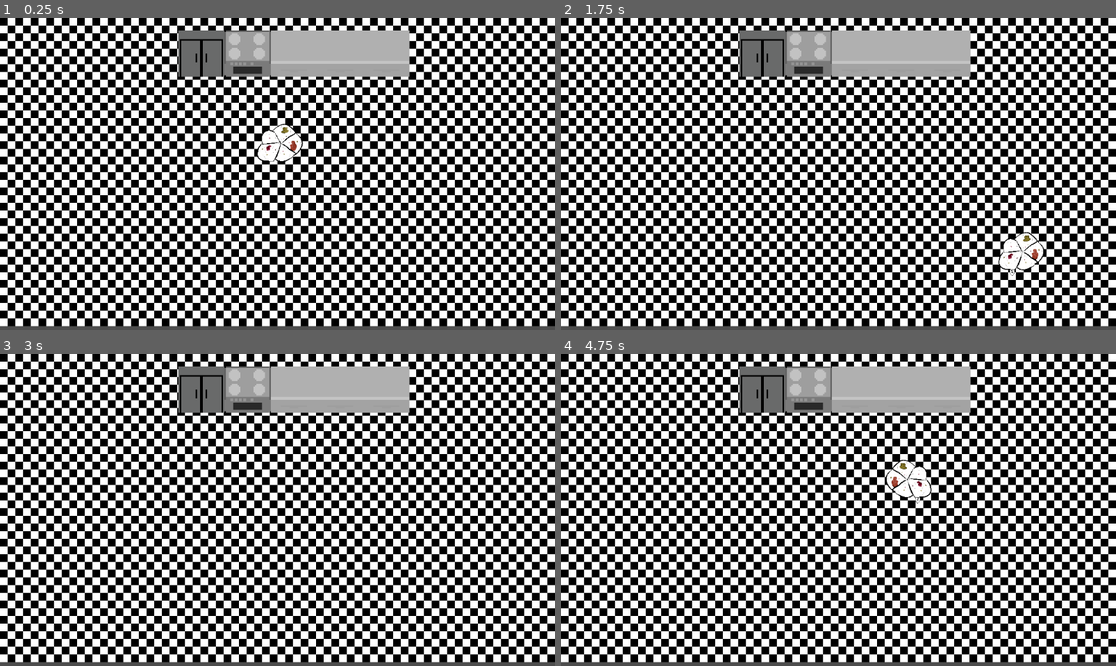
Above: before the commit, frames 1-4 (two rows, left to right).
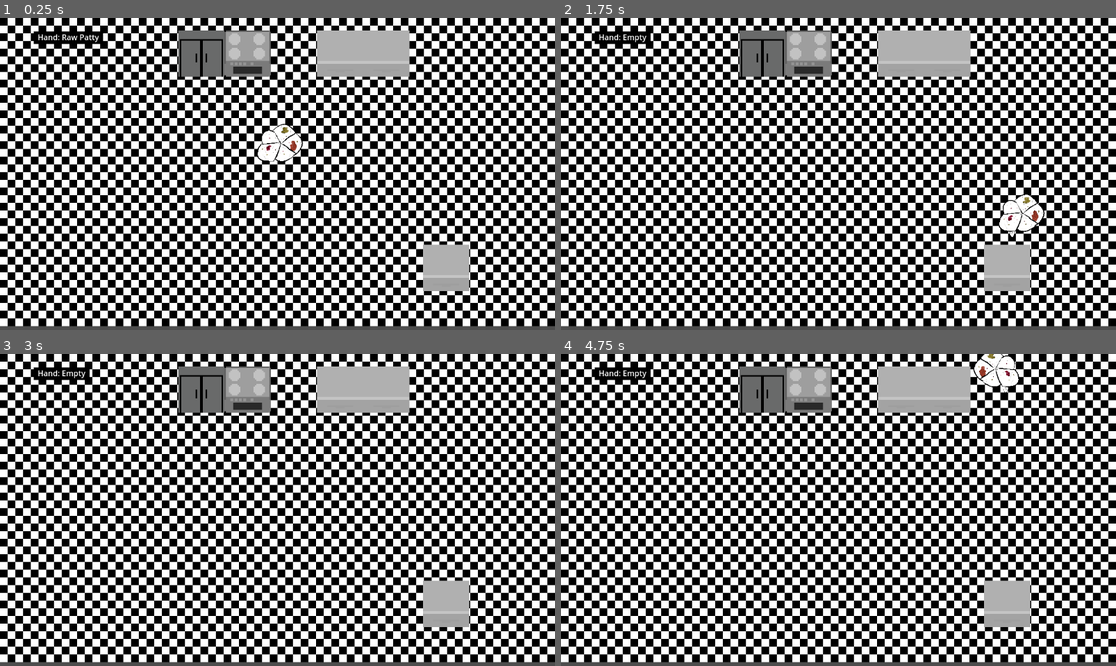
Above: after the commit, the same moments.

Repository: sunturtle1/The-Last-Bun
Game: Godot game, scene res://main.tscn
Same seed, same stepped clock (60 frames per second), same inputs: the game is played once before the commit and once after it.
Inputs:
- Up to frame 1 (0.25 s): no input
- Up to frame 2 (1.75 s): tap Enter at 0.5 s; hold D (right) 0.53-1.28 s; tap E (interact) at 0.6, 1.55 s; tap F (take_patty) at 0.8, 1.35 s; hold S (down) from 1.28 s (still down)
- Up to frame 3 (3 s): release S (down) at 2.03 s; hold D (right) 2.03-2.78 s; tap E (interact) at 2.1 s; tap F (take_patty) at 2.3, 2.85 s; tap Space at 2.75 s; hold W (up) from 2.78 s (still down)
- Up to frame 4 (4.75 s): tap E (interact) at 3.05, 3.6, 4.55 s; tap Enter at 3.5 s; release W (up) at 3.53 s; hold A (left) from 3.53 s (still down); tap F (take_patty) at 3.8, 4.35 s

The runs differ from the first frame. In frame 1, 2.8% of the frame differs, in the area x 6-85%, y 4-88%; in frame 2, 3.4%; in frame 3, 2.7%; in frame 4, 3.7%, in the area x 6-85%, y 0-88%.

Commit message:
fixed counter script, you can now put things on it.

Diff:
--- a/counter.gd
+++ b/counter.gd
@@ -1,6 +1,7 @@
-extends Node
+extends StaticBody2D
 @onready var item_sprite = $Sprite2D
-@onready var interaction_area = $Area2D/CollisionShape2D
+@onready var interaction_area = $Area2D
+@onready var player = $".."/player
 @export var current_item = ""
 var is_player_in_range = false
 var item_textures = {
@@ -28,5 +29,6 @@
 		is_player_in_range = false
 
 func place_item(item_name):
-	if current_item == "":
+	if current_item == "" and is_player_in_range:
 		current_item = item_name
+		player.CurrentPlayerItem = ""
--- /dev/null
+++ b/counter.tscn
@@ -0,0 +1,33 @@
+[gd_scene load_steps=5 format=3 uid="uid://3omgvghxwgss"]
+
+[ext_resource type="Script" uid="uid://bbmbf2xnlgetm" path="res://counter.gd" id="1_xsn3b"]
+[ext_resource type="Texture2D" uid="uid://dxgmf2fe65aau" path="res://images/counter.png" id="2_br5gr"]
+
+[sub_resource type="RectangleShape2D" id="RectangleShape2D_272bh"]
+size = Vector2(32, 32)
+
+[sub_resource type="RectangleShape2D" id="RectangleShape2D_kek77"]
+size = Vector2(44.166687, 23.666668)
+
+[node name="Counter" type="StaticBody2D"]
+position = Vector2(794, 126)
+scale = Vector2(3, 3)
+script = ExtResource("1_xsn3b")
+
+[node name="Sprite2D" type="Sprite2D" parent="."]
+position = Vector2(44, 131.00002)
+texture = ExtResource("2_br5gr")
+
+[node name="CollisionShape2D" type="CollisionShape2D" parent="."]
+position = Vector2(45, 132.66667)
+shape = SubResource("RectangleShape2D_272bh")
+
+[node name="Area2D" type="Area2D" parent="."]
+position = Vector2(74.66667, 2.6666667)
+
+[node name="CollisionShape2D" type="CollisionShape2D" parent="Area2D"]
+position = Vector2(-31.583344, 104.50001)
+shape = SubResource("RectangleShape2D_kek77")
+
+[connection signal="body_entered" from="Area2D" to="." method="_on_area_2d_body_entered"]
+[connection signal="body_exited" from="Area2D" to="." method="_on_area_2d_body_exited"]
--- a/main.tscn
+++ b/main.tscn
@@ -1,11 +1,11 @@
-[gd_scene load_steps=13 format=4 uid="uid://blonexlb3jhe6"]
+[gd_scene load_steps=12 format=4 uid="uid://blonexlb3jhe6"]
 
 [ext_resource type="PackedScene" uid="uid://cvm5028ryhlx8" path="res://player.tscn" id="1_h2yge"]
 [ext_resource type="PackedScene" uid="uid://daks8wduxvr6i" path="res://oven.tscn" id="2_1bvp3"]
 [ext_resource type="PackedScene" uid="uid://dxs4nssfgn7fk" path="res://patty.tscn" id="4_1bvp3"]
 [ext_resource type="Texture2D" uid="uid://dmgeiyqtf2hfn" path="res://images/husi.png" id="4_lquwl"]
 [ext_resource type="Texture2D" uid="uid://ci3dg3g70lje7" path="res://images/Sprite-0003.png" id="5_lquwl"]
-[ext_resource type="Script" uid="uid://bbmbf2xnlgetm" path="res://counter.gd" id="6_5vw27"]
+[ext_resource type="PackedScene" uid="uid://3omgvghxwgss" path="res://counter.tscn" id="6_5vw27"]
 [ext_resource type="Texture2D" uid="uid://dxgmf2fe65aau" path="res://images/counter.png" id="6_7mycd"]
 [ext_resource type="Texture2D" uid="uid://dvxhmpraoiso1" path="res://images/hutofixed.png" id="7_272bh"]
 
@@ -82,9 +82,6 @@
 [sub_resource type="RectangleShape2D" id="RectangleShape2D_272bh"]
 size = Vector2(32, 32)
 
-[sub_resource type="RectangleShape2D" id="RectangleShape2D_kek77"]
-size = Vector2(30, 15.333336)
-
 [node name="main" type="Node2D"]
 
 [node name="player" parent="." instance=ExtResource("1_h2yge")]
@@ -126,22 +123,7 @@
 tile_map_data = PackedByteArray("AAAAAAAAAAAAAAAAAAAAAAEAAAAAAAEAAAAAAAIAAAAAAAIAAAAAAAMAAAAAAAMAAAAAAAQAAAAAAAQAAAAAAA …(50864 unchanged characters)…
 tile_set = SubResource("TileSet_272bh")
 
-[node name="Counter" type="StaticBody2D" parent="."]
-position = Vector2(610, 74)
-scale = Vector2(3, 3)
-script = ExtResource("6_5vw27")
-
-[node name="Sprite2D" type="Sprite2D" parent="Counter"]
-texture = ExtResource("6_7mycd")
-
-[node name="CollisionShape2D" type="CollisionShape2D" parent="Counter"]
-shape = SubResource("RectangleShape2D_272bh")
-
-[node name="Area2D" type="Area2D" parent="Counter"]
-
-[node name="CollisionShape2D" type="CollisionShape2D" parent="Counter/Area2D"]
-position = Vector2(1, 20.333332)
-shape = SubResource("RectangleShape2D_kek77")
+[node name="Counter" parent="." instance=ExtResource("6_5vw27")]
 
 [node name="Fridge" type="StaticBody2D" parent="."]
 position = Vector2(418.00003, 74)
@@ -175,7 +157,3 @@
 
 [node name="CollisionShape2D" type="CollisionShape2D" parent="Counter3"]
 shape = SubResource("RectangleShape2D_272bh")
-
-[connection signal="body_entered" from="Counter/Area2D" to="Counter" method="_on_area_2d_body_entered"]
-[connection signal="body_exited" from="Counter/Area2D" to="player" method="_on_area_2d_body_exited"]
-[connection signal="body_exited" from="Counter/Area2D" to="Counter" method="_on_area_2d_body_exited"]
--- a/oven.gd
+++ b/oven.gd
@@ -42,11 +42,11 @@
 		print("Patty is now cooked!")
 
 func take_patty():
-	if is_patty_on_oven and current_patty and player.CurrentItem == "":
+	if is_patty_on_oven and current_patty and player.CurrentPlayerItem == "":
 		if is_patty_cooked:
-			player.CurrentItem = "Cooked Patty"
+			player.CurrentPlayerItem = "Cooked Patty"
 		else:
-			player.CurrentItem = "Raw Patty"
+			player.CurrentPlayerItem = "Raw Patty"
 
 		player.update_item_display()
 		current_patty.queue_free()
--- a/player.gd
+++ b/player.gd
@@ -3,7 +3,11 @@
 @onready var item_label = $".."/Control/CanvasLayer/RichTextLabel
 @onready var anim = $AnimatedSprite2D
 @onready var oven = $".."/oven
-@export var CurrentItem = ""
+@onready var counter = $".."/Counter
+@export var CurrentPlayerItem = "Raw Patty"
+
+func _ready() -> void:
+	update_item_display()
 
 func _process(delta: float) -> void:
 	var move_direction := Vector2.ZERO
@@ -15,7 +19,17 @@
 		move_direction.x = -1
 	if Input.is_action_pressed("right"):
 		move_direction.x = 1
-
+	if Input.is_action_just_pressed("interact"):
+		if oven.is_player_near_oven and CurrentPlayerItem == "Raw Patty":
+			oven.place_patty()
+			CurrentPlayerItem = ""
+			update_item_display()
+		elif oven.is_player_near_oven and CurrentPlayerItem == "":
+			oven.take_patty()
+			update_item_display()
+		elif counter.is_player_in_range and CurrentPlayerItem != "":
+			counter.place_item(CurrentPlayerItem)
+			update_item_display()
 	move_direction = move_direction.normalized()
 	velocity = move_direction * speed
 	move_and_slide()
@@ -26,12 +40,11 @@
 	else:
 		anim.play("idle")
 
-	if Input.is_action_just_pressed("take_patty"):
-		oven.take_patty()
+
 
 
 func update_item_display():
-	if CurrentItem == "":
-		item_label.text = "Hand: Empty"
+	if CurrentPlayerItem == "":
+		item_label.text = "[bgcolor=black][color=white]  Hand: Empty  [/color][/bgcolor]"
 	else:
-		item_label.text = "[bgcolor=black][color=white]  Hand: %s  [/color][/bgcolor]" % CurrentItem
+		item_label.text = "[bgcolor=black][color=white]  Hand: %s  [/color][/bgcolor]" % CurrentPlayerItem
